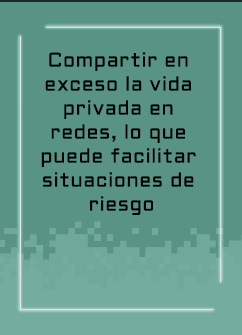
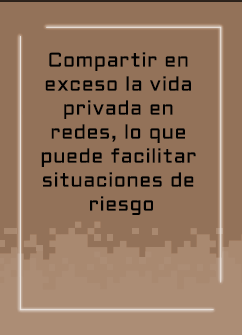
Two versions of the same layered image (w=242, h=335). Layer-by-layer changes:
pixels changed over [0, 0, 242, 335] (layer not identified)
